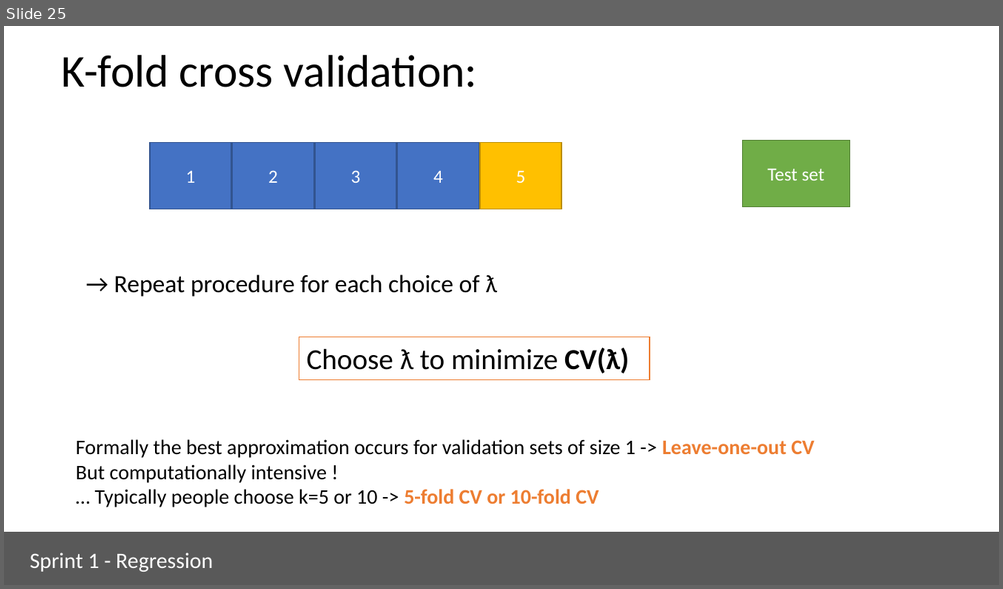
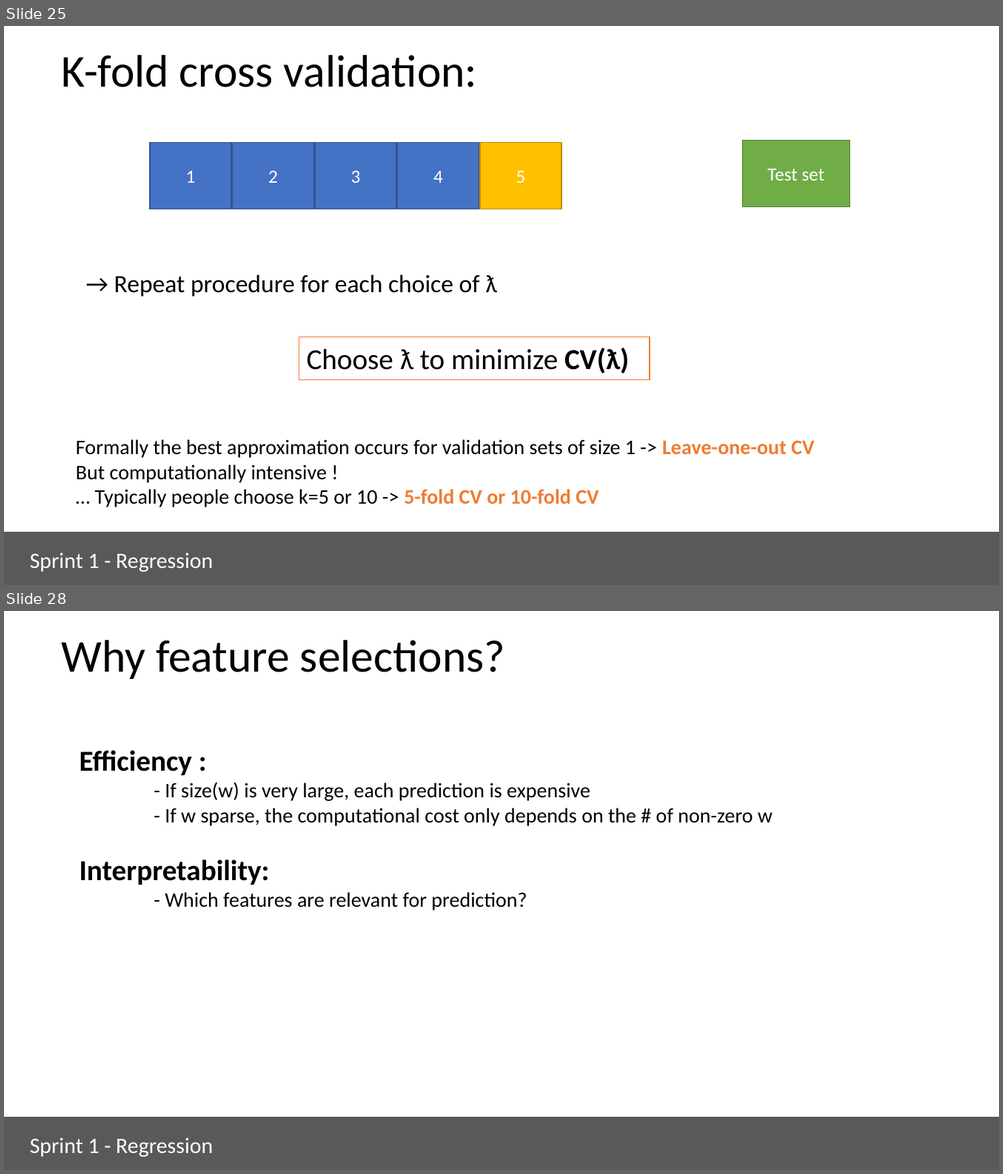
Before and after one commit to ua-dsf/ML_sprint, a slide deck: sprint1_regression/module1_regression_part2.pptx. Shown one above the other, each under a label of ours: slide 25 before the commit, slides 25 and 28 after it; the slides between them are not shown. The pictures are 1003x589 and 1003x1174 pixels, drawn with LibreOffice and Linux fonts; fonts in the diff are those of the drawing. Boxes give left, top, right and bottom in pixels: in the first picture for what was removed or moved away, otherwise in the second. Text is boxed around its words. In the diff, an @@ line names an element or a change of style, - is before the commit and + after.

```diff
--- a/sprint1_regression/module1_regression_part2.pptx
+++ b/sprint1_regression/module1_regression_part2.pptx
@@ slide 28 added at [4, 611, 999, 1170], background #FFFFFF @@
@@ title added at [61, 640, 505, 679], 44 pt, text #000000 @@
+Why feature selections?
@@ text added at [79, 750, 772, 911], 20 pt, text #000000 @@
+Efficiency :
+- If size(w) is very large, each prediction is expensive
+- If w sparse, the computational cost only depends on the # of non-zero w
+Interpretability:
+- Which features are relevant for prediction?
@@ rectangle added at [4, 1119, 999, 1170], fill #595959, outline #595959 1 pt @@
@@ rectangle added at [22, 1128, 273, 1162], outline #595959 0.75 pt, 21.3 pt, text #FFFFFF @@
+Sprint 1 - Regression
```
Also in this commit, not shown: 1 slide changed, 6 other slides added, 1 other file.
